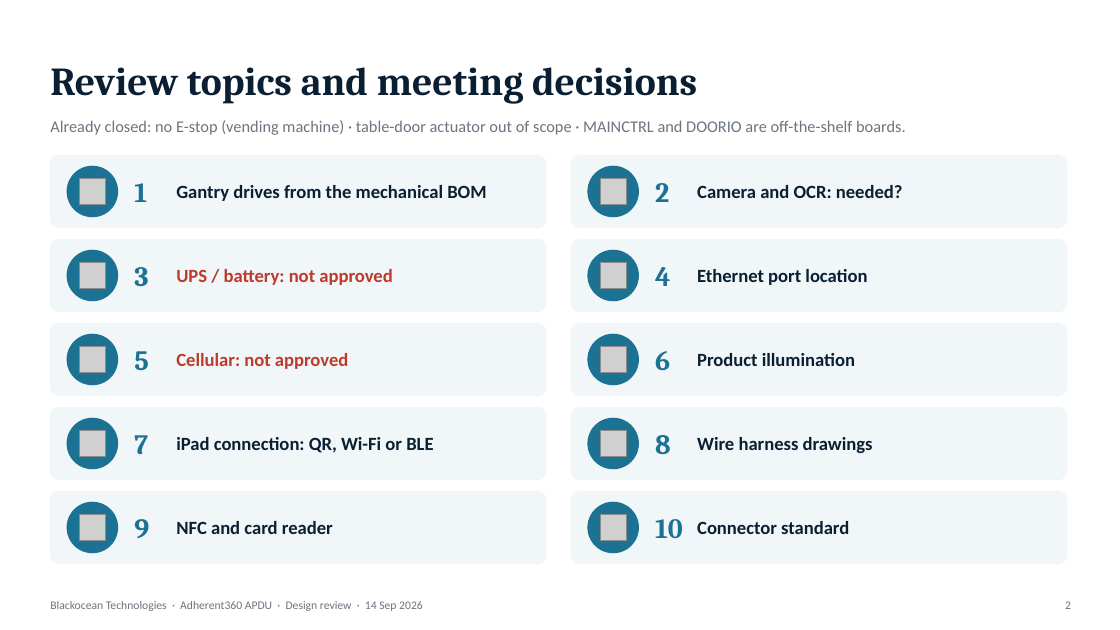
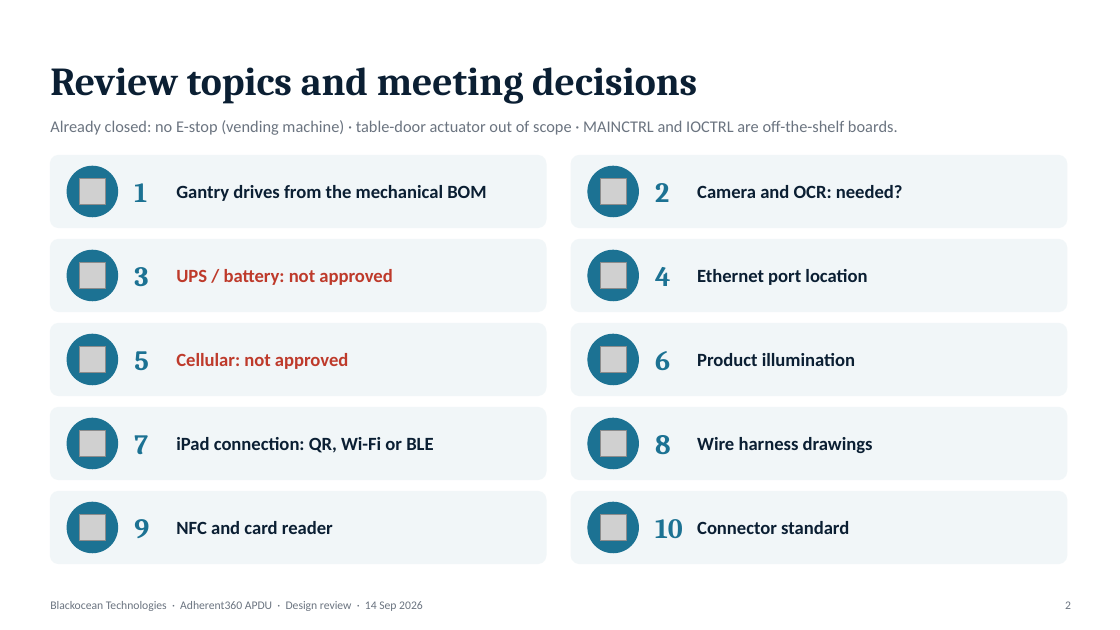
Before and after one commit to Microver-Electronics/Adherent, a slide deck: slide 2 of .work/r24/candidate.pptx. Drawn at 1120x630 pixels with LibreOffice and Linux fonts; fonts in the diff are those of the drawing; grey boxes stand for pictures. Boxes give left, top, right and bottom in pixels: in the first picture for what was removed or moved away, otherwise in the second. Text is boxed around its words. In the diff, an @@ line names an element or a change of style, - is before the commit and + after.

Commit message:
Organize hardware folders, rename IOCTRL, and add bracket and Ethernet references

```diff
--- a/.work/r24/candidate.pptx
+++ b/.work/r24/candidate.pptx
@@ text at <box>50,120,898,135</box>: text changed @@
-Already closed: no E-stop (vending machine) · table-door actuator out of scope · MAINCTRL and DOORIO are off-the-shelf boards.
+Already closed: no E-stop (vending machine) · table-door actuator out of scope · MAINCTRL and IOCTRL are off-the-shelf boards.
```
Also in this commit, not shown: 1 other slide changed, 53 other files.
